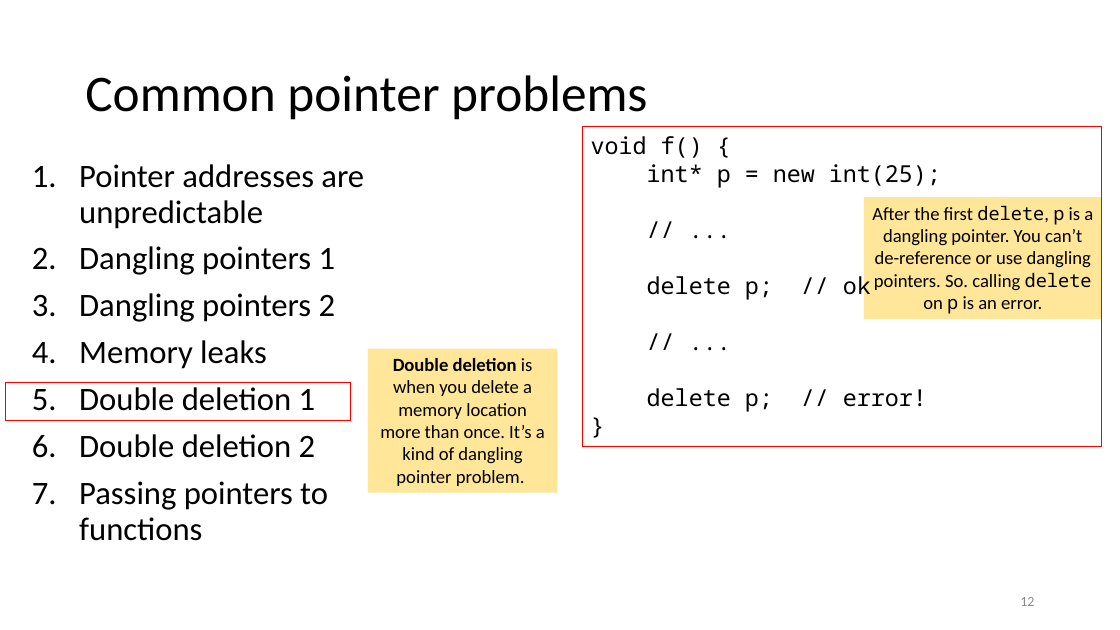
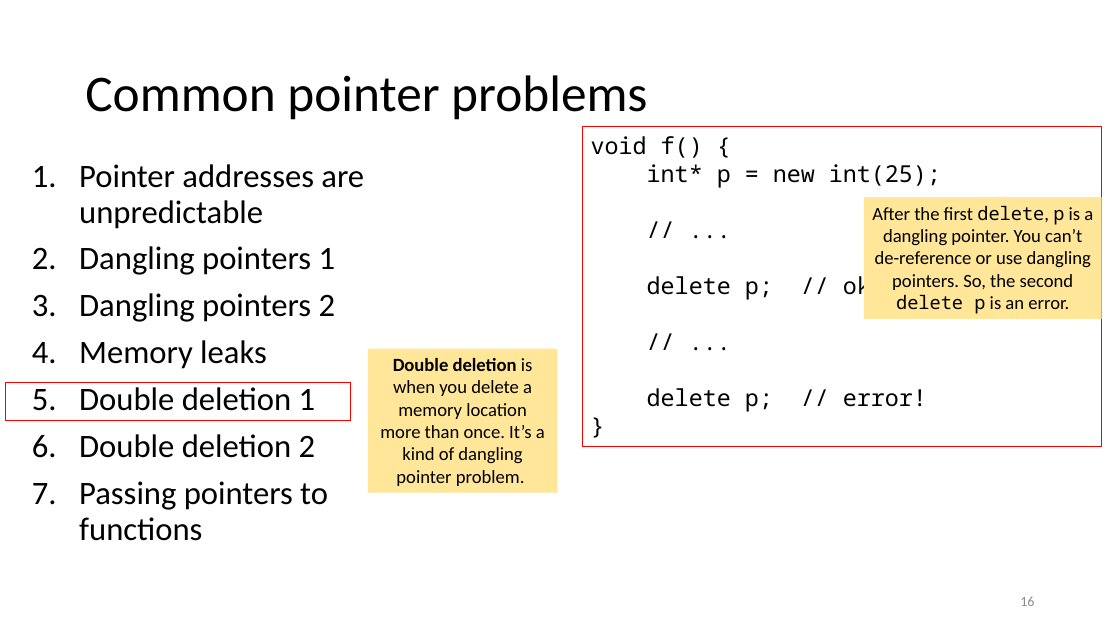
Before and after one commit to tjd1234/cmpt135spring2024, a slide deck: slide 16 of sample_code/week4/week4_cmpt135.pptx (slide 12 before the commit). Drawn at 1120x630 pixels with LibreOffice and Linux fonts; fonts in the diff are those of the drawing. Boxes give left, top, right and bottom in pixels: in the first picture for what was removed or moved away, otherwise in the second. Text is boxed around its words. In the diff, an @@ line names an element or a change of style, - is before the commit and + after.

```diff
--- a/sample_code/week4/week4_cmpt135.pptx
+++ b/sample_code/week4/week4_cmpt135.pptx
@@ text in rectangle at (872, 205, 1093, 314): text changed @@
-After the first delete, p is a dangling pointer. You can’t de-reference or use dangling pointers. So. calling delete on p is an error.
+After the first delete, p is a dangling pointer. You can’t de-reference or use dangling pointers. So, the second delete p is an error.
@@ page number at (1020, 597, 1034, 606): text changed @@
-12
+16
```
Also in this commit, not shown: 19 other slides changed, 7 slides added, 1 slide removed, 1 other file.
